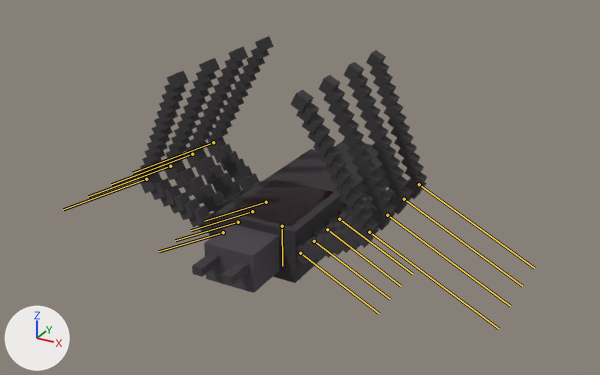
What one commit did to the glTF model assets/creatures/spider/model.glb.
Camera for both pictures: a camera (50 mm lens) standing at (2.18, -3.75, 2.38) and looking at (0.03, 0.16, 0.42). The lights are fixed; the arrows at lower left show +X, +Y and +Z. The first picture is the older version. Both versions are drawn at frame 29 of the action 'die'; the numbers are the values there. The bones that change are drawn over the model as lines.

In view in the first picture: 'built'.
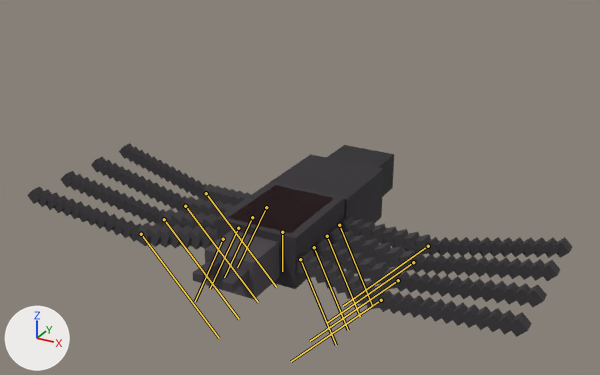
Edits to the scene script, one JSON object a line:
```json
{"block": "bone_body", "where": "bone_body = bpy.data.objects['creature'].pose.bones['body']"}
{"op": "set", "path": "bone_body.location", "old": "(0.0, -0.122, 0.0)", "new": "(0.0, -0.161, 0.0)"}
{"block": "bone_leg_l0", "where": "bone_leg_l0 = bpy.data.objects['creature'].pose.bones['leg_l0']  # child of 'body'"}
{"op": "set", "path": "bone_leg_l0.rotation_quaternion", "old": "(0.853, 0.0, 0.0, 0.523)", "new": "(0.976, 0.0, 0.0, 0.218)", "note": "degrees (0, 0, 63) -> degrees (0, 0, 25)"}
{"block": "bone_leg_l0_knee", "where": "bone_leg_l0_knee = bpy.data.objects['creature'].pose.bones['leg_l0_knee']  # child of 'leg_l0'"}
{"op": "set", "path": "bone_leg_l0_knee.rotation_quaternion", "old": "(1.0, 0.0, 0.0, 0.0)", "new": "(0.825, 0.0, 0.0, -0.565)", "note": "degrees (0, 0, 0) -> degrees (0, 0, -69)"}
{"block": "bone_leg_l1", "where": "bone_leg_l1 = bpy.data.objects['creature'].pose.bones['leg_l1']  # child of 'body'"}
{"op": "set", "path": "bone_leg_l1.rotation_quaternion", "old": "(0.853, 0.0, 0.0, 0.523)", "new": "(0.976, 0.0, 0.0, 0.218)", "note": "degrees (0, 0, 63) -> degrees (0, 0, 25)"}
{"block": "bone_leg_l1_knee", "where": "bone_leg_l1_knee = bpy.data.objects['creature'].pose.bones['leg_l1_knee']  # child of 'leg_l1'"}
{"op": "set", "path": "bone_leg_l1_knee.rotation_quaternion", "old": "(1.0, 0.0, 0.0, 0.0)", "new": "(0.825, 0.0, 0.0, -0.565)", "note": "degrees (0, 0, 0) -> degrees (0, 0, -69)"}
{"block": "bone_leg_l2", "where": "bone_leg_l2 = bpy.data.objects['creature'].pose.bones['leg_l2']  # child of 'body'"}
{"op": "set", "path": "bone_leg_l2.rotation_quaternion", "old": "(0.853, 0.0, 0.0, 0.523)", "new": "(0.976, 0.0, 0.0, 0.218)", "note": "degrees (0, 0, 63) -> degrees (0, 0, 25)"}
{"block": "bone_leg_l2_knee", "where": "bone_leg_l2_knee = bpy.data.objects['creature'].pose.bones['leg_l2_knee']  # child of 'leg_l2'"}
{"op": "set", "path": "bone_leg_l2_knee.rotation_quaternion", "old": "(1.0, 0.0, 0.0, 0.0)", "new": "(0.825, 0.0, 0.0, -0.565)", "note": "degrees (0, 0, 0) -> degrees (0, 0, -69)"}
{"block": "bone_leg_l3", "where": "bone_leg_l3 = bpy.data.objects['creature'].pose.bones['leg_l3']  # child of 'body'"}
{"op": "set", "path": "bone_leg_l3.rotation_quaternion", "old": "(0.853, 0.0, 0.0, 0.523)", "new": "(0.976, 0.0, 0.0, 0.218)", "note": "degrees (0, 0, 63) -> degrees (0, 0, 25)"}
{"block": "bone_leg_l3_knee", "where": "bone_leg_l3_knee = bpy.data.objects['creature'].pose.bones['leg_l3_knee']  # child of 'leg_l3'"}
{"op": "set", "path": "bone_leg_l3_knee.rotation_quaternion", "old": "(1.0, 0.0, 0.0, 0.0)", "new": "(0.825, 0.0, 0.0, -0.565)", "note": "degrees (0, 0, 0) -> degrees (0, 0, -69)"}
{"block": "bone_leg_r0", "where": "bone_leg_r0 = bpy.data.objects['creature'].pose.bones['leg_r0']  # child of 'body'"}
{"op": "set", "path": "bone_leg_r0.rotation_quaternion", "old": "(0.853, 0.0, 0.0, -0.523)", "new": "(0.976, 0.0, 0.0, -0.218)", "note": "degrees (0, 0, -63) -> degrees (0, 0, -25)"}
{"block": "bone_leg_r0_knee", "where": "bone_leg_r0_knee = bpy.data.objects['creature'].pose.bones['leg_r0_knee']  # child of 'leg_r0'"}
{"op": "set", "path": "bone_leg_r0_knee.rotation_quaternion", "old": "(1.0, 0.0, 0.0, 0.0)", "new": "(0.825, 0.0, 0.0, 0.565)", "note": "degrees (0, 0, 0) -> degrees (0, 0, 69)"}
{"block": "bone_leg_r1", "where": "bone_leg_r1 = bpy.data.objects['creature'].pose.bones['leg_r1']  # child of 'body'"}
{"op": "set", "path": "bone_leg_r1.rotation_quaternion", "old": "(0.853, 0.0, 0.0, -0.523)", "new": "(0.976, 0.0, 0.0, -0.218)", "note": "degrees (0, 0, -63) -> degrees (0, 0, -25)"}
{"block": "bone_leg_r1_knee", "where": "bone_leg_r1_knee = bpy.data.objects['creature'].pose.bones['leg_r1_knee']  # child of 'leg_r1'"}
{"op": "set", "path": "bone_leg_r1_knee.rotation_quaternion", "old": "(1.0, 0.0, 0.0, 0.0)", "new": "(0.825, 0.0, 0.0, 0.565)", "note": "degrees (0, 0, 0) -> degrees (0, 0, 69)"}
{"block": "bone_leg_r2", "where": "bone_leg_r2 = bpy.data.objects['creature'].pose.bones['leg_r2']  # child of 'body'"}
{"op": "set", "path": "bone_leg_r2.rotation_quaternion", "old": "(0.853, 0.0, 0.0, -0.523)", "new": "(0.976, 0.0, 0.0, -0.218)", "note": "degrees (0, 0, -63) -> degrees (0, 0, -25)"}
{"block": "bone_leg_r2_knee", "where": "bone_leg_r2_knee = bpy.data.objects['creature'].pose.bones['leg_r2_knee']  # child of 'leg_r2'"}
{"op": "set", "path": "bone_leg_r2_knee.rotation_quaternion", "old": "(1.0, 0.0, 0.0, 0.0)", "new": "(0.825, 0.0, 0.0, 0.565)", "note": "degrees (0, 0, 0) -> degrees (0, 0, 69)"}
{"block": "bone_leg_r3", "where": "bone_leg_r3 = bpy.data.objects['creature'].pose.bones['leg_r3']  # child of 'body'"}
{"op": "set", "path": "bone_leg_r3.rotation_quaternion", "old": "(0.853, 0.0, 0.0, -0.523)", "new": "(0.976, 0.0, 0.0, -0.218)", "note": "degrees (0, 0, -63) -> degrees (0, 0, -25)"}
{"block": "bone_leg_r3_knee", "where": "bone_leg_r3_knee = bpy.data.objects['creature'].pose.bones['leg_r3_knee']  # child of 'leg_r3'"}
{"op": "set", "path": "bone_leg_r3_knee.rotation_quaternion", "old": "(1.0, 0.0, 0.0, 0.0)", "new": "(0.825, 0.0, 0.0, 0.565)", "note": "degrees (0, 0, 0) -> degrees (0, 0, 69)"}
```

Where the change shows, as pixel boxes [x1, y1, x2, y2] in the pictures (600 x 375 px):
```json
{"object": "built", "change": "posed", "before": [138, 36, 427, 293], "after": [27, 143, 572, 337], "on screen": "88% wider, 24% shorter"}
{"bone": "body", "before": "(282, 226) to (282, 266)", "after": "(282, 232) to (282, 271)"}
{"bone": "leg_l0", "before": "(300, 253) to (379, 313)", "after": "(300, 259) to (336, 345)"}
{"bone": "leg_l0_knee", "before": "(369, 232) to (498, 328)", "after": "(381, 300) to (291, 361)"}
{"bone": "leg_l1", "before": "(314, 241) to (390, 299)", "after": "(314, 247) to (348, 330)"}
{"bone": "leg_l1_knee", "before": "(387, 215) to (510, 306)", "after": "(398, 280) to (310, 341)"}
{"bone": "leg_l2", "before": "(327, 229) to (401, 286)", "after": "(327, 236) to (360, 316)"}
{"bone": "leg_l2_knee", "before": "(404, 199) to (522, 286)", "after": "(413, 262) to (327, 322)"}
{"bone": "leg_l3", "before": "(339, 219) to (413, 274)", "after": "(339, 225) to (372, 305)"}
{"bone": "leg_l3_knee", "before": "(419, 184) to (534, 268)", "after": "(428, 246) to (343, 306)"}
{"bone": "leg_r0", "before": "(223, 232) to (159, 251)", "after": "(223, 239) to (195, 301)"}
{"bone": "leg_r0_knee", "before": "(146, 179) to (63, 209)", "after": "(141, 234) to (219, 338)"}
{"bone": "leg_r1", "before": "(238, 222) to (175, 240)", "after": "(238, 228) to (210, 288)"}
{"bone": "leg_r1_knee", "before": "(170, 166) to (88, 196)", "after": "(164, 219) to (239, 319)"}
{"bone": "leg_r2", "before": "(252, 211) to (191, 230)", "after": "(252, 217) to (224, 277)"}
{"bone": "leg_r2_knee", "before": "(192, 154) to (111, 184)", "after": "(185, 206) to (258, 302)"}
{"bone": "leg_r3", "before": "(266, 202) to (204, 221)", "after": "(266, 207) to (237, 267)"}
{"bone": "leg_r3_knee", "before": "(213, 142) to (132, 173)", "after": "(206, 193) to (276, 287)"}
```
